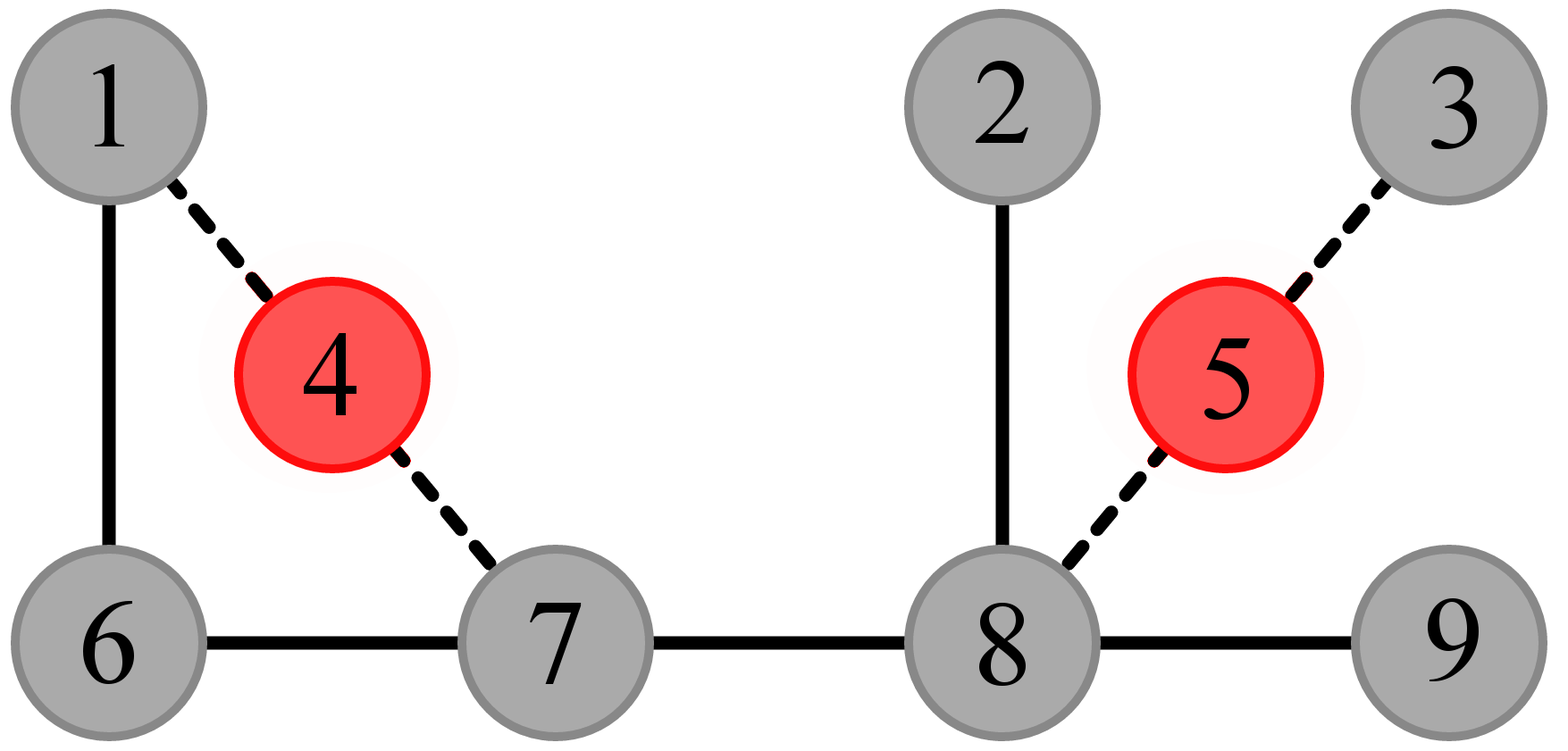
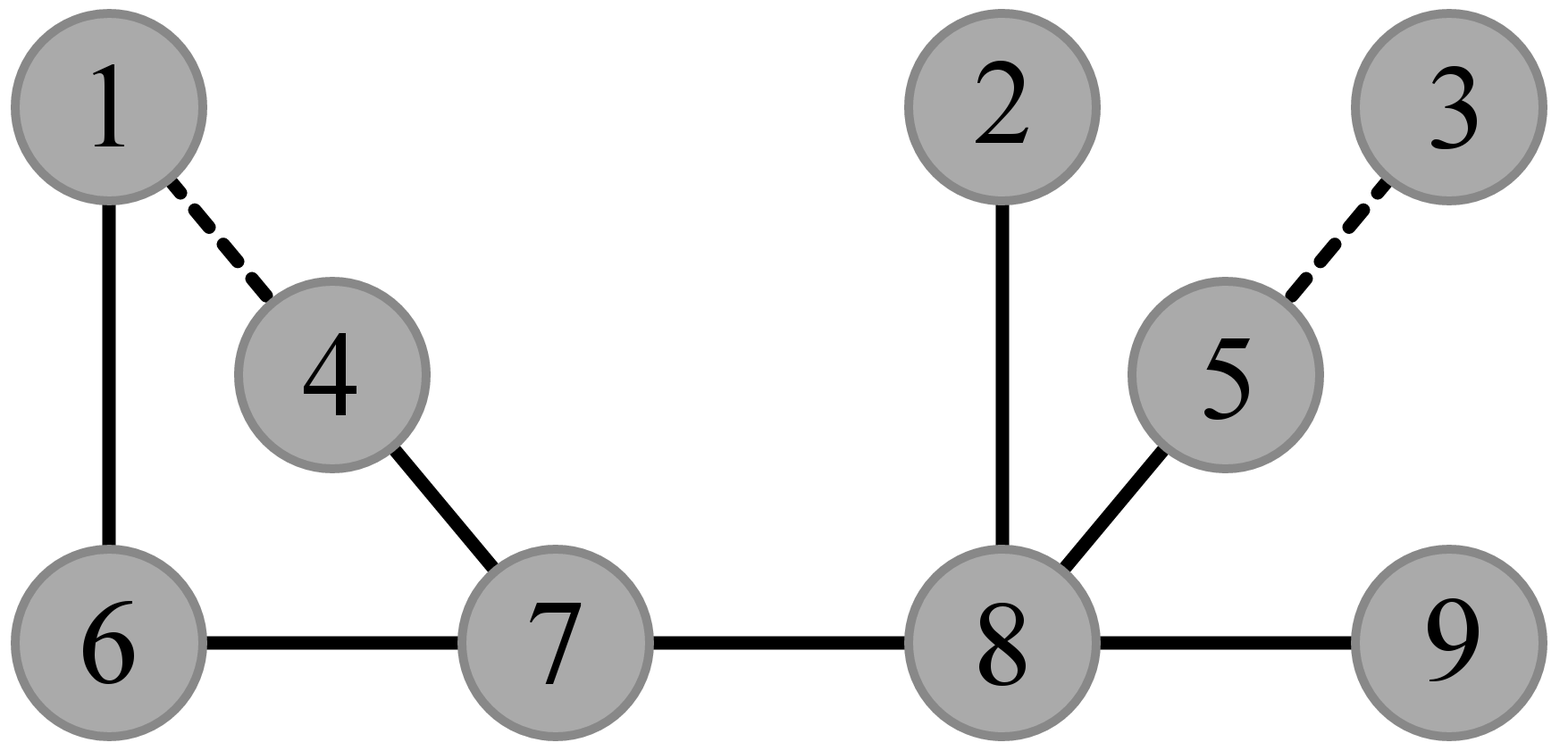
Layer changes from the first 1568 x 751 image to the second:
added layer "Pasted Layer #2" above "Pasted Layer #1" over [234, 271, 1325, 573]
